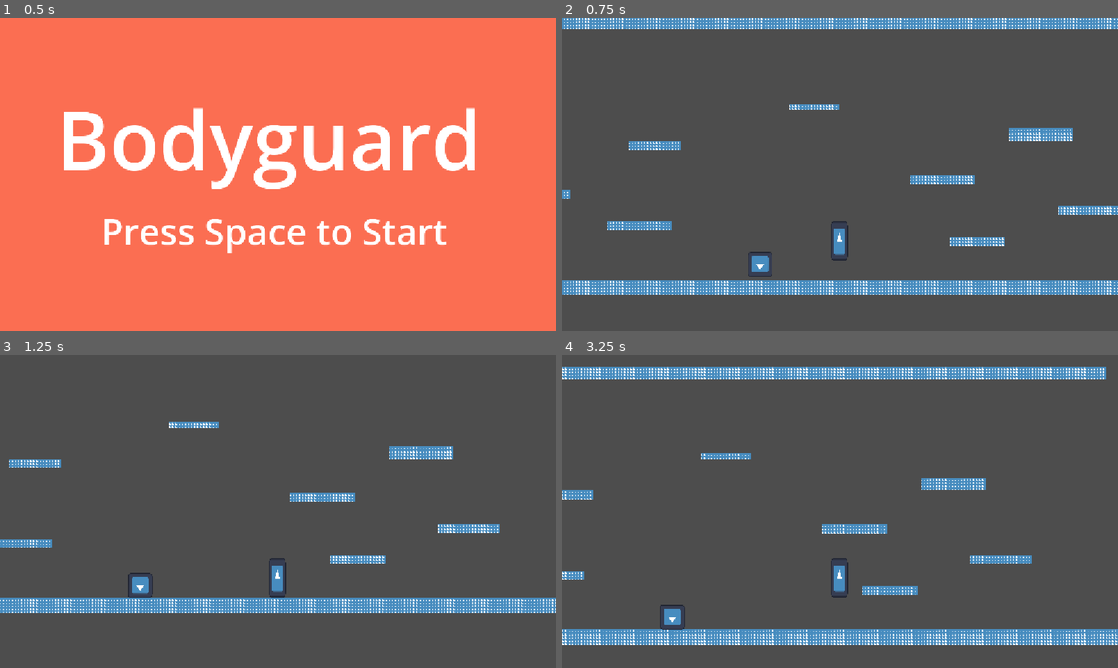
Above: before the commit, frames 1-4 (two rows, left to right).
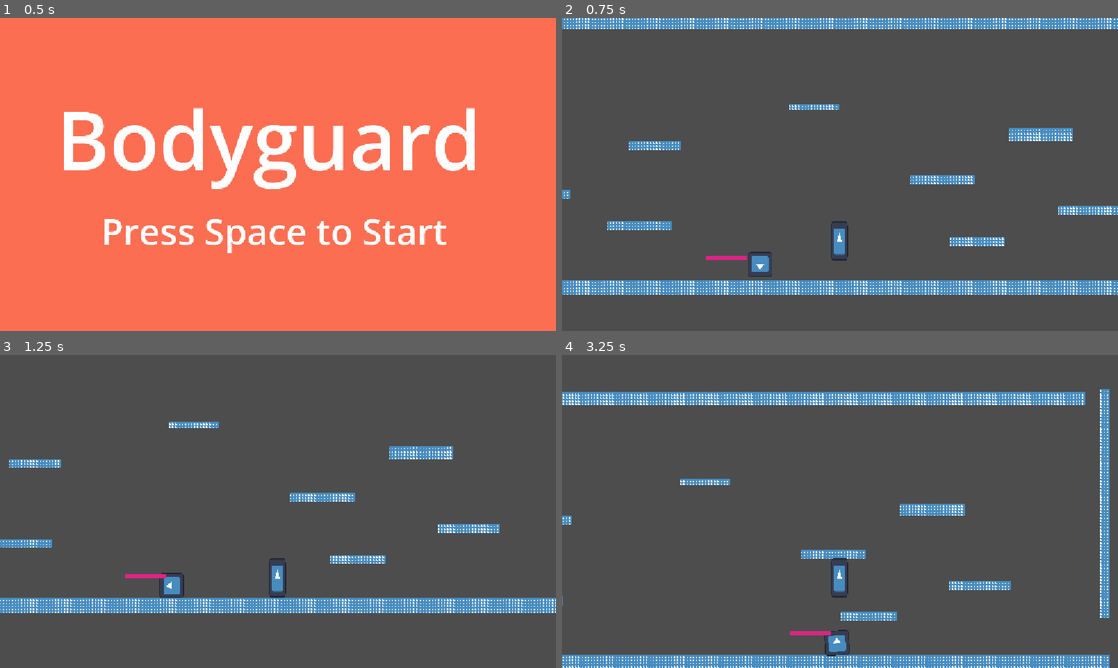
Above: after the commit, the same moments.

Repository: t0Ph4TT3R/Jame-Gam-Game-Jam-Game
Game: Godot game, scene res://Scenes/main_menu.tscn
Same seed, same stepped clock (60 frames per second), same inputs: the game is played once before the commit and once after it. The engine's default icon, where the game draws it, is replaced by a stand-in: a white triangle on a blue panel in a dark square.
Inputs:
- Up to frame 1 (0.5 s): no input
- Up to frame 2 (0.75 s): tap Space (select) at 0.5, 0.6 s; hold D (move_right) from 0.53 s (still down)
- Up to frame 3 (1.25 s): keep holding D (move_right); tap W (jump) at 0.77 s
- Up to frame 4 (3.25 s): tap Shift (dash) at 1.35 s; tap W (jump) at 1.52, 3.02 s; tap Space (select) at 1.55, 2.1, 2.85 s; release D (move_right) at 2.03 s; hold A (move_left) 2.03-2.78 s; hold D (move_right) from 2.78 s (still down)

Frame 1 is identical in both runs. In frame 2, 0.1% of the frame differs, in the area x 25-34%, y 76-78%; in frame 3, 0.5%; in frame 4, 22%, in the area x 0-100%, y 3-100%.

Commit message:
Add files via upload
added example of projectile class being used to the game scene
whenever it hits lil guy it should set game over to true

Diff:
--- a/Scenes/game.tscn
+++ b/Scenes/game.tscn
@@ -4,6 +4,8 @@
 [ext_resource type="Script" uid="uid://c6riitl5p78fi" path="res://Scripts/game.gd" id="1_wrm1d"]
 [ext_resource type="PackedScene" uid="uid://dm8ffv2uy8kjq" path="res://Scenes/player.tscn" id="2_wrm1d"]
 [ext_resource type="PackedScene" uid="uid://bubjjq2bxyoc4" path="res://Scenes/innocent.tscn" id="4_3dryh"]
+[ext_resource type="Script" uid="uid://cacd35pf1drri" path="res://Scripts/projectile.gd" id="5_wowpa"]
+[ext_resource type="Script" uid="uid://c0g11wxoc5kvh" path="res://Scenes/collision1.gd" id="6_i6g32"]
 
 [sub_resource type="TileSetAtlasSource" id="TileSetAtlasSource_3dryh"]
 texture = ExtResource("1_qxrlw")
@@ -77,6 +79,9 @@
 physics_layer_0/collision_layer = 1
 sources/0 = SubResource("TileSetAtlasSource_3dryh")
 
+[sub_resource type="RectangleShape2D" id="RectangleShape2D_eqhrp"]
+size = Vector2(183.25, 12.5)
+
 [node name="Game" type="Node" unique_id=1530426008]
 script = ExtResource("1_wrm1d")
 
@@ -96,4 +101,28 @@
 zoom = Vector2(0.4, 0.4)
 
 [node name="Innocent" parent="." unique_id=279271102 instance=ExtResource("4_3dryh")]
+unique_name_in_owner = true
 position = Vector2(-183, 12)
+
+[node name="AnimatableBody2D" type="AnimatableBody2D" parent="." unique_id=420333838]
+script = ExtResource("5_wowpa")
+move_direction = "right"
+
+[node name="CollisionShape2D" type="CollisionShape2D" parent="AnimatableBody2D" unique_id=641698866]
+position = Vector2(-436, 1)
+shape = SubResource("RectangleShape2D_eqhrp")
+
+[node name="ColorRect" type="ColorRect" parent="AnimatableBody2D" unique_id=1804552609]
+offset_left = -544.0
+offset_top = -12.0
+offset_right = -330.0
+offset_bottom = 10.0
+color = Color(0.8609641, 0.14036027, 0.5172955, 1)
+metadata/_edit_use_anchors_ = true
+
+[node name="Area2D" type="Area2D" parent="AnimatableBody2D" unique_id=79379373]
+script = ExtResource("6_i6g32")
+
+[node name="CollisionShape2D" type="CollisionShape2D" parent="AnimatableBody2D/Area2D" unique_id=75612527]
+position = Vector2(-436, 1)
+shape = SubResource("RectangleShape2D_eqhrp")
